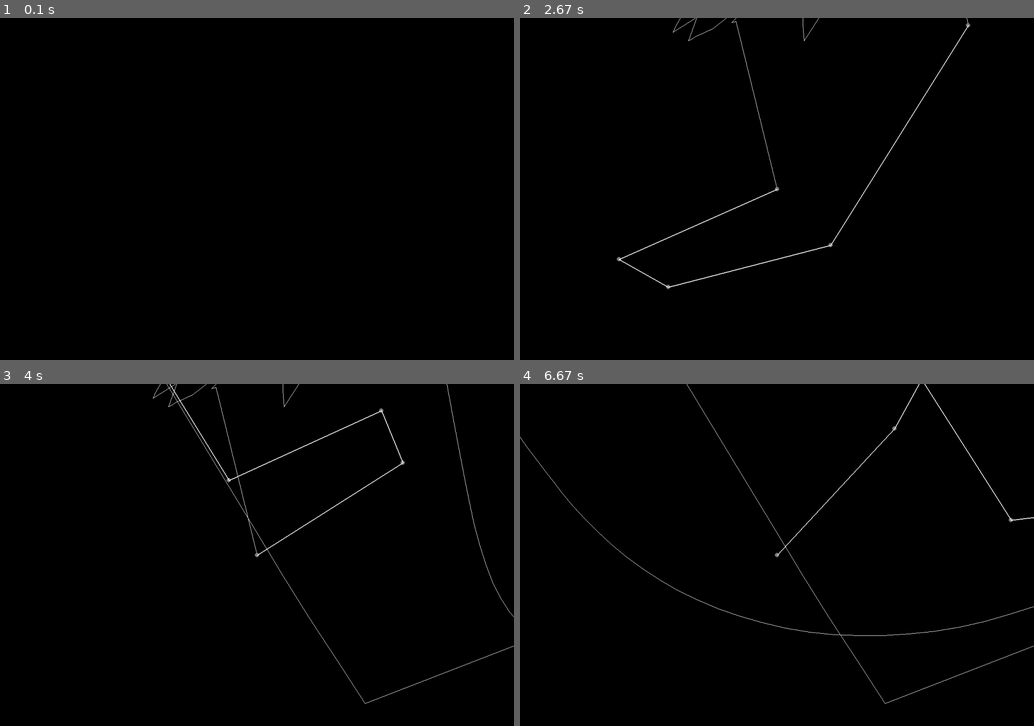
Above: before the commit, frames 1-4 (two rows, left to right).
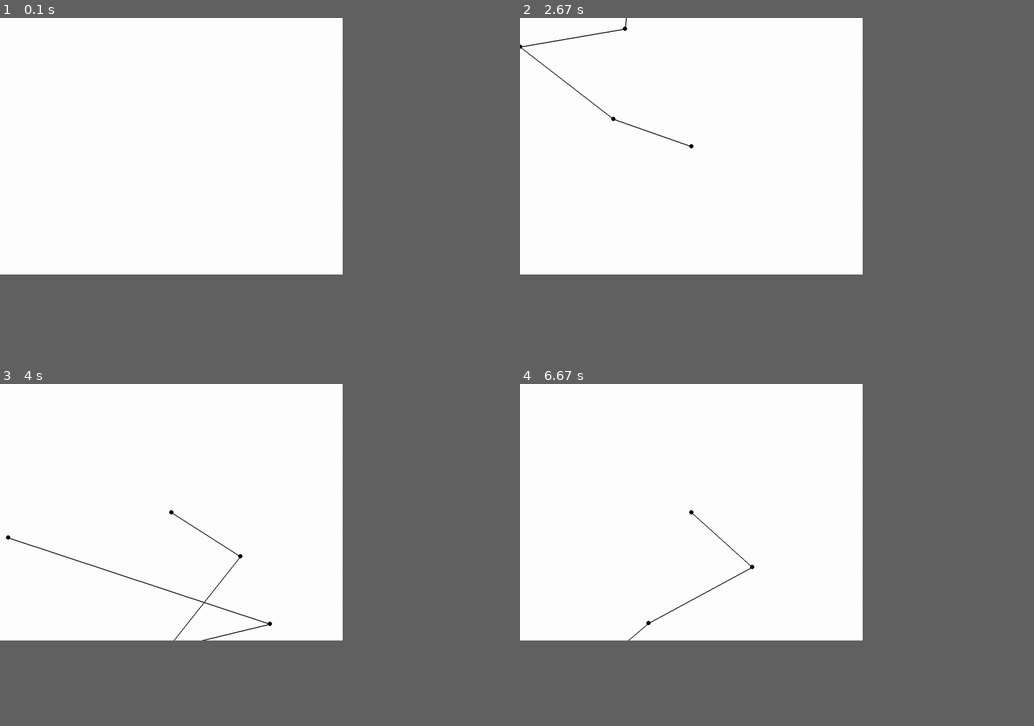
Above: after the commit, the same moments.

Repository: Sebdababo/Pygame-Physics-Game
Game: pygame game, started from game.py
Two runs of this game, one before a commit and one after it. Both use one fixed random seed, a clock stepped at 60 frames per second and the inputs below.
Inputs (mouse positions are in pixels of both pictures, inside the frame that each line leads up to):
- Up to frame 1 (0.1 s): no input
- Up to frame 2 (2.67 s): press the mouse at (607, 147) at 0.37 s; move the mouse to (669, 175) at 0.47 s; release the mouse at (725, 202) at 0.6 s; press the mouse at (607, 147) at 0.7 s; move the mouse to (607, 100) at 0.8 s; release the mouse at (602, 52) at 0.93 s; press the mouse at (607, 147) at 1.03 s; move the mouse to (653, 161) at 1.13 s; release the mouse at (694, 171) at 1.27 s; right-click (638, 62) at 1.38 s; press the mouse at (638, 62) at 1.7 s; move the mouse to (715, 100) at 1.8 s; release the mouse at (797, 141) at 1.93 s; click (581, 171) at 2.05 s; press the mouse at (581, 171) at 2.37 s; move the mouse to (597, 182) at 2.47 s; release the mouse at (612, 189) at 2.6 s
- Up to frame 3 (4 s): right-click (87, 445) at 3.55 s; press the mouse at (87, 445) at 3.87 s; move the mouse to (179, 486) at 3.97 s
- Up to frame 4 (6.67 s): release the mouse at (792, 531) at 4.1 s
In our replay, the window is 900x600 before the commit and 600x450 after it. These sizes can differ from the game's own. Grey fills any space a smaller window leaves; there, only what the larger window draws over its background counts as a difference.

The runs differ from the first frame. In frame 1, 50% of the frame differs, in the area x 0-67%, y 0-75%; in frame 2, 50%; in frame 3, 50%; in frame 4, 50%, in the area x 0-100%, y 0-94%.

Commit message:
beta version Game 2

Diff:
--- a/game.py
+++ b/game.py
@@ -2,7 +2,7 @@
 import math
 
 pygame.init()
-WIDTH, HEIGHT = 1200, 800
+WIDTH, HEIGHT = 800, 600
 screen = pygame.display.set_mode((WIDTH, HEIGHT))
 pygame.display.set_caption("Chaos Pendulum Simulation")
 
@@ -18,15 +18,12 @@
 class Pendulum:
     def __init__(self):
         self.joints = []
-        self.gravity = 1
-        self.damping = 1
-        self.trail = []
-        self.max_trail_length = 100
-        self.selected_joint = None
+        self.gravity = 9.81
+        self.damping = 0.995
 
     def add_joint(self, x, y):
         if not self.joints:
-            length = 500
+            length = 100
             angle = math.pi / 2
         else:
             prev_joint = self.joints[-1]
@@ -39,7 +36,6 @@
     def remove_joint(self):
         if self.joints:
             self.joints.pop()
-            self.selected_joint = None
 
     def update(self):
         for i, joint in enumerate(self.joints):
@@ -57,34 +53,9 @@
             joint.angular_velocity *= self.damping
             joint.angle += joint.angular_velocity
 
-        if self.joints:
-            last_joint = self.joints[-1]
-            self.trail.append((last_joint.x, last_joint.y))
-            if len(self.trail) > self.max_trail_length:
-                self.trail.pop(0)
-
-    def select_joint(self, x, y):
-        for joint in self.joints:
-            if math.sqrt((joint.x - x)**2 + (joint.y - y)**2) < 10:
-                self.selected_joint = joint
-                return True
-        return False
-
-    def move_selected_joint(self, x, y):
-        if self.selected_joint:
-            index = self.joints.index(self.selected_joint)
-            if index == 0:
-                return
-            prev_joint = self.joints[index - 1]
-            dx = x - prev_joint.x
-            dy = y - prev_joint.y
-            self.selected_joint.length = math.sqrt(dx**2 + dy**2)
-            self.selected_joint.angle = math.atan2(dy, dx)
-
 pendulum = Pendulum()
 clock = pygame.time.Clock()
 running = True
-paused = False
 
 while running:
     for event in pygame.event.get():
@@ -93,37 +64,20 @@
         elif event.type == pygame.MOUSEBUTTONDOWN:
             if event.button == 1:
                 x, y = pygame.mouse.get_pos()
-                if not pendulum.select_joint(x, y):
-                    pendulum.add_joint(x, y)
+                pendulum.add_joint(x, y)
             elif event.button == 3:
                 pendulum.remove_joint()
-        elif event.type == pygame.MOUSEBUTTONUP:
-            if event.button == 1:
-                pendulum.selected_joint = None
-        elif event.type == pygame.MOUSEMOTION:
-            if pendulum.selected_joint:
-                x, y = pygame.mouse.get_pos()
-                pendulum.move_selected_joint(x, y)
-        elif event.type == pygame.KEYDOWN:
-            if event.key == pygame.K_SPACE:
-                paused = not paused
 
-    if not paused:
-        pendulum.update()
+    pendulum.update()
 
-    screen.fill((0, 0, 0))
-
-    if len(pendulum.trail) > 1:
-        pygame.draw.lines(screen, (255, 255, 255), False, pendulum.trail, 1)
-
+    screen.fill((255, 255, 255))
     for joint in pendulum.joints:
-        color = (255, 0, 0) if joint == pendulum.selected_joint else (128, 128, 128)
-        pygame.draw.circle(screen, color, (int(joint.x), int(joint.y)), 5)
+        pygame.draw.circle(screen, (0, 0, 0), (int(joint.x), int(joint.y)), 5)
         if joint != pendulum.joints[0]:
             prev_joint = pendulum.joints[pendulum.joints.index(joint) - 1]
-            pygame.draw.line(screen, (255, 255, 255), (prev_joint.x, prev_joint.y), (joint.x, joint.y), 2)
+            pygame.draw.line(screen, (0, 0, 0), (prev_joint.x, prev_joint.y), (joint.x, joint.y), 2)
 
     pygame.display.flip()
-    clock.tick(30)
+    clock.tick(60)
 
 pygame.quit()
